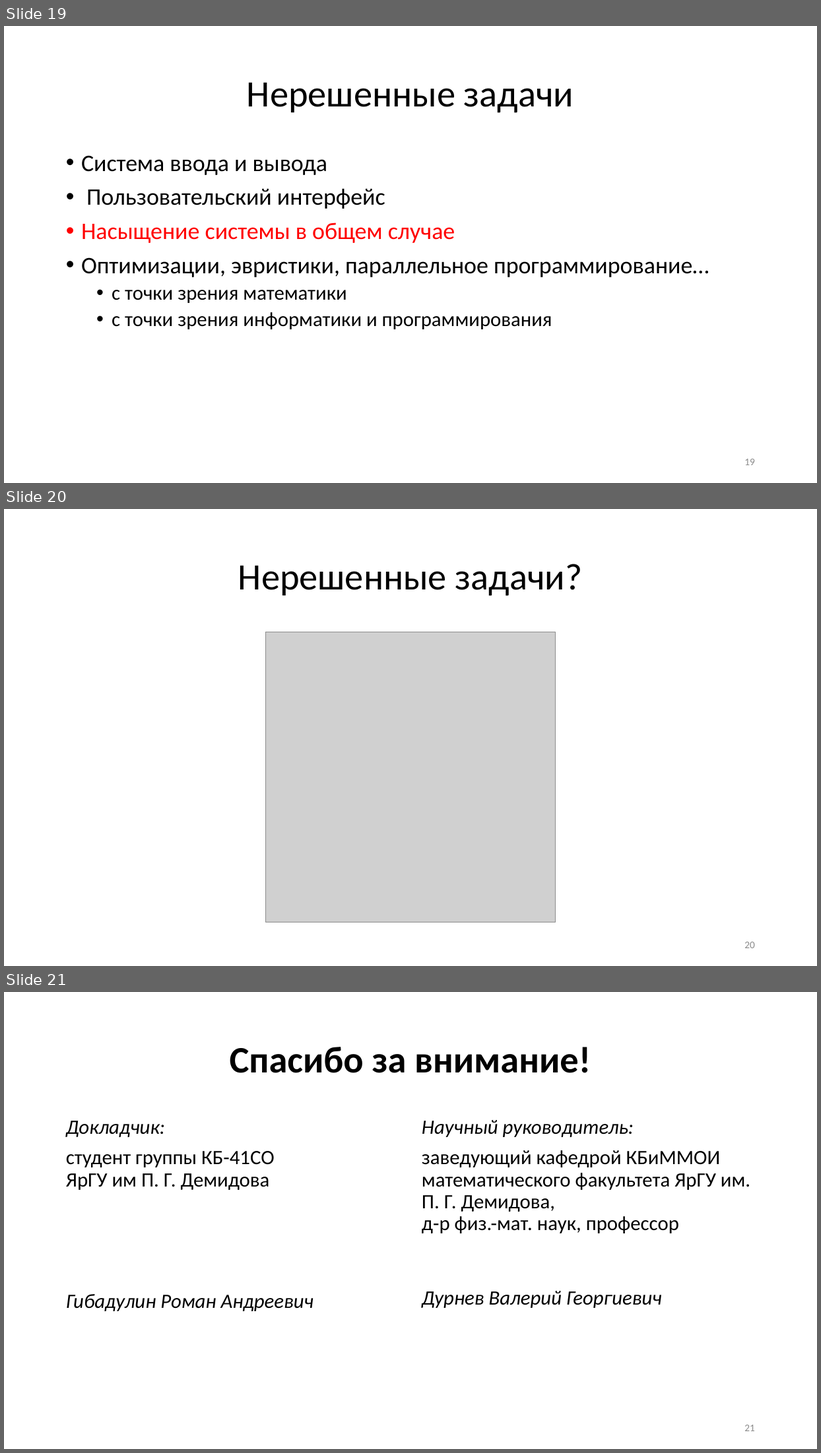
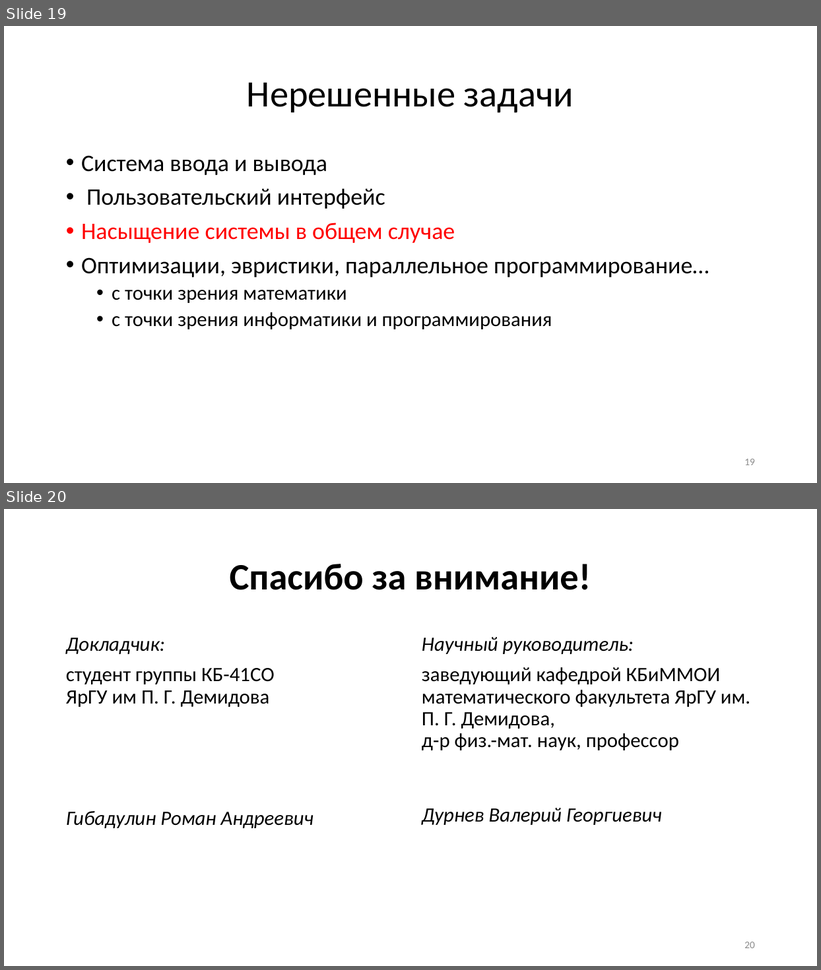
Before and after one commit to romarioGI/Coursework2k19-2k20, a slide deck: Материалы к конференции Путь в науку 2020/Путь в науку.pptx. Shown one above the other, each under a label of ours: slides 19, 20 and 21 before the commit, slides 19 and 20 after it. The pictures are 821x1453 and 821x970 pixels, drawn with LibreOffice and Linux fonts; fonts in the diff are those of the drawing; grey boxes stand for pictures. Boxes give left, top, right and bottom in pixels: in the first picture for what was removed or moved away, otherwise in the second. Text is boxed around its words. In the diff, an @@ line names an element or a change of style, - is before the commit and + after.

```diff
--- a/Материалы к конференции Путь в науку 2020/Путь в науку.pptx
+++ b/Материалы к конференции Путь в науку 2020/Путь в науку.pptx
@@ slide 20 removed at [4,509,817,966], background #FFFFFF @@
@@ title removed at [238,564,583,596] @@
-Нерешенные задачи?
@@ picture removed at [265,632,556,923] @@
@@ page number removed at [745,942,755,949] @@
-20
@@ what was slide 21 is now slide 20 @@
@@ page number at [745,942,755,949]: text changed @@
-21
+20
```
Also in this commit, not shown: 2 slides changed.
